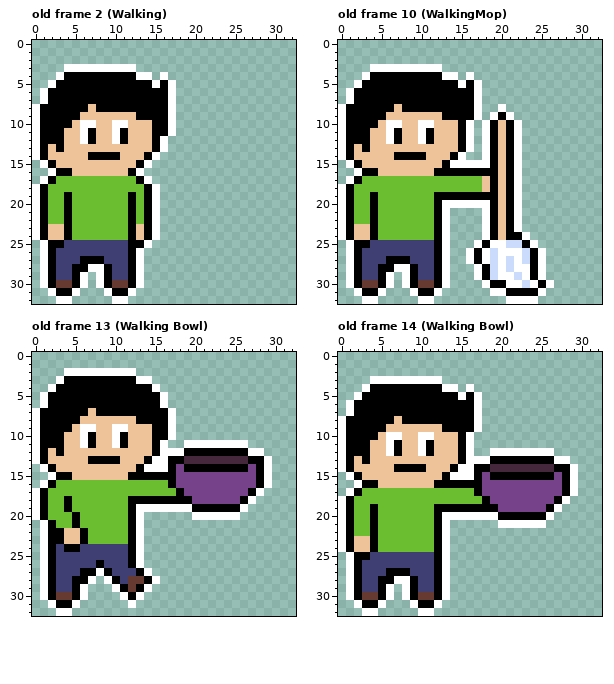
Two states of a pixel-art file, ExportedAssets/Art/New Character.aseprite. Above, as it was before the edit.
33x33 pixels, 16 frames. Shown: old frame 2 (Walking), old frame 10 (WalkingMop), old frame 13 (Walking Bowl), old frame 14 (Walking Bowl). The commit also changed other frames, which this record leaves out.
The same view after the edit:
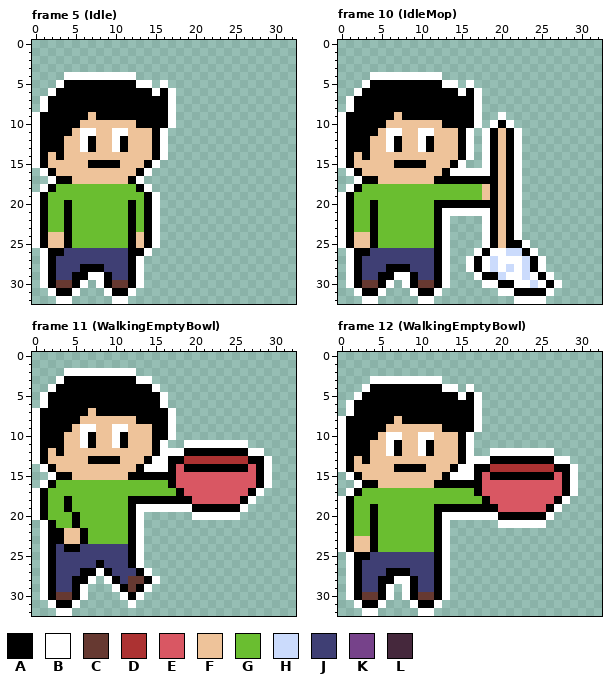
Palette (. is transparent): A #000000  B #ffffff  C #663931  D #ac3232  E #d95763  F #eec39a  G #6abe30  H #cbdbfc  J #3f3f74  K #76428a  L #45283c
A new or re-ordered frame is compared with the old frame closest to it.
What changed:
frames 16 -> 34
layer "Objects" added
layer "Mop" removed
layer "Bowl" removed
--- frame 5 (Idle) is new; against old frame 2 (Walking), layer "Player"
@@ x 0..19 @@
  2 ....................
- 3 ....BBBBBBBBB.......
- 4 ...BAAAAAAAAABB.B...
- 5 ..BAAAAAAAAAAAABAB..
- 6 .BAAAAAAAAAAAAAAAB..
+ 3 ....................
+ 4 ....BBBBBBBBB.......
+ 5 ...BAAAAAAAAABB.B...
+ 6 ..BAAAAAAAAAAAABAB..
  7 .BAAAAAAAAAAAAAAAB..
- 8 BAAAAAAFAAAAAAAAAB..
- 9 BAAAAAFFFFFFFAAAAB..
-10 BAAAAFBBFFBBFFFAAB..
-11 BAAAFFBAFFBAFFFAAB..
+ 8 .BAAAAAAAAAAAAAAAB..
+ 9 BAAAAAAFAAAAAAAAAB..
+10 BAAAAAFFFFFFFAAAAB..
+11 BAAAAFBBFFBBFFFAB...
 12 BAAAFFBAFFBAFFFAB...
-13 BAFAFFFFFFFFFFFAB...
-14 BAFFFFFAAAAFFFAB....
-15 .BAFFFFFFFFFFAB.....
-16 ..BAAFFFFFFFAB......
-17 .BAGGGGGGGGGGAB.....
-18 BAGGGGGGGGGGGGAB....
-19 BAGGAGGGGGGGAGAB....
+13 BAAAFFBAFFBAFFFAB...
+14 BAFAFFFFFFFFFFFAB...
+15 BAFFFFFAAAAFFFAB....
+16 .BAFFFFFFFFFFAB.....
+17 ..BAAFFFFFFFAB......
+18 .BAGGGGGGGGGGAB.....
+19 BAGGGGGGGGGGGGAB....
 20 BAGGAGGGGGGGAGAB....
@@ x 0..17 @@
 22 BAGGAGGGGGGGAGAB..
-23 BAFFAGGGGGGGAFAB..
+23 BAGGAGGGGGGGAGAB..
 24 BAFFAGGGGGGGAFAB..
-25 .BAAJJJJJJJJAAB...
-26 .BAJJJJJJJJJAB....
-27 .BAJJJAAAJJJAB....
-28 .BAJJAABBAJJAB....
-29 .BAJJAB.BAJJAB....
+25 BAFFAGGGGGGGAFAB..
+26 .BAAJJJJJJJJAAB...
+27 .BAJJJJJJJJJAB....
+28 .BAJJJAAAJJJAB....
+29 .BAJJAABBAJJAB....
 30 .BACCAB.BACCAB....
--- frame 10 (IdleMop) is new; against old frame 10 (WalkingMop)
@@ x 0..32 @@
  2 .................................
- 3 ....BBBBBBBBB....................
- 4 ...BAAAAAAAAABB.B................
- 5 ..BAAAAAAAAAAAABAB...............
- 6 .BAAAAAAAAAAAAAAAB...............
+ 3 .................................
+ 4 ....BBBBBBBBB....................
+ 5 ...BAAAAAAAAABB.B................
+ 6 ..BAAAAAAAAAAAABAB...............
  7 .BAAAAAAAAAAAAAAAB...............
- 8 BAAAAAAFAAAAAAAAAB..B............
- 9 BAAAAAFFFFFFFAAAAB.BAB...........
-10 BAAAAFBBFFBBFFFAB.BAFAB..........
-11 BAAAFFBAFFBAFFFAB.BAFAB..........
+ 8 .BAAAAAAAAAAAAAAAB...............
+ 9 BAAAAAAFAAAAAAAAAB..B............
+10 BAAAAAFFFFFFFAAAAB.BAB...........
+11 BAAAAFBBFFBBFFFAB.BAFAB..........
 12 BAAAFFBAFFBAFFFAB.BAFAB..........
-13 BAFAFFFFFFFFFFFAB.BAFAB..........
-14 BAFFFFFAAAAFFFAB..BAFAB..........
-15 .BAFFFFFFFFFFABBBBBAFAB..........
-16 ..BAAFFFFFFFAAAAAAAAFAB..........
-17 .BAGGGGGGGGGGGGGGGFAFAB..........
-18 BAGGGGGGGGGGGGGGGGFAFAB..........
-19 BAGGAGGGGGGGAAAAAAAAFAB..........
-20 BAGGAGGGGGGGABBBBBBAFAB..........
-21 BAGGAGGGGGGGAB....BAFAB..........
+13 BAAAFFBAFFBAFFFAB.BAFAB..........
+14 BAFAFFFFFFFFFFFAB.BAFAB..........
+15 BAFFFFFAAAAFFFAB..BAFAB..........
+16 .BAFFFFFFFFFFABBBBBAFAB..........
+17 ..BAAFFFFFFFAAAAAAAAFAB..........
+18 .BAGGGGGGGGGGGGGGGFAFAB..........
+19 BAGGGGGGGGGGGGGGGGFAFAB..........
+20 BAGGAGGGGGGGAAAAAAAAFAB..........
+21 BAGGAGGGGGGGABBBBBBAFAB..........
 22 BAGGAGGGGGGGAB....BAFAB..........
-23 BAFFAGGGGGGGAB....BAFAB..........
-24 BAFFAGGGGGGGAB....BAFAAB.........
-25 .BAAJJJJJJJJAB...BABBHHAB........
-26 .BAJJJJJJJJJAB..BABHBBBHAB.......
-27 .BAJJJAAAJJJAB..BABHBHBHAB.......
-28 .BAJJAABBAJJAB...BAHBHBBAB.......
-29 .BAJJAB.BAJJAB...BAHBBHBAB.......
-30 .BACCAB.BACCAB....BAABBHBAB......
-31 ..BAAB...BAAB......BBAAAAB.......
-32 ...BB.....BB.........BBBB........
+23 BAGGAGGGGGGGAB....BAFAB..........
+24 BAFFAGGGGGGGAB....BAFAB..........
+25 BAFFAGGGGGGGAB....BAFAAB.........
+26 .BAAJJJJJJJJAB...BABBHHAB........
+27 .BAJJJJJJJJJAB..BABHBBBHAB.......
+28 .BAJJJAAAJJJAB..BABHBHBHAB.......
+29 .BAJJAABBAJJAB...BAAHBBHBAB......
+30 .BACCAB.BACCAB....BBAABBHBAB.....
+31 ..BAAB...BAAB.......BBAAAAB......
+32 ...BB.....BB..........BBBB.......
--- frame 11 (WalkingEmptyBowl) is new; against old frame 13 (Walking Bowl), layer "Objects"
@@ x 16..29 @@
 12 BBBAAAAAAAABB.
-13 BAALLLLLLLLAAB
-14 BAKAAAAAAAAKAB
-15 AAKKKKKKKKKKAB
-16 GAKKKKKKKKKKAB
-17 GGAKKKKKKKKAB.
-18 AAAAKKKKKKAB..
+13 BAADDDDDDDDAAB
+14 BAEAAAAAAAAEAB
+15 AAEEEEEEEEEEAB
+16 GAEEEEEEEEEEAB
+17 GGAEEEEEEEEAB.
+18 AAAAEEEEEEAB..
 19 BBBBAAAAAAB...
--- frame 12 (WalkingEmptyBowl) is new; against old frame 14 (Walking Bowl), layer "Objects"
@@ x 16..29 @@
 13 BBBAAAAAAAABB.
-14 BAALLLLLLLLAAB
-15 BAKAAAAAAAAKAB
-16 AAKKKKKKKKKKAB
-17 GAKKKKKKKKKKAB
-18 GGAKKKKKKKKAB.
-19 AAAAKKKKKKAB..
+14 BAADDDDDDDDAAB
+15 BAEAAAAAAAAEAB
+16 AAEEEEEEEEEEAB
+17 GAEEEEEEEEEEAB
+18 GGAEEEEEEEEAB.
+19 AAAAEEEEEEAB..
 20 BBBBAAAAAAB...
Boxes around the changes in both pictures, in picture pixels (x1, y1, x2, y2):
changed: (32, 64, 176, 280)
changed: (338, 64, 562, 304)
changed: (176, 456, 256, 504)
changed: (482, 464, 562, 512)
